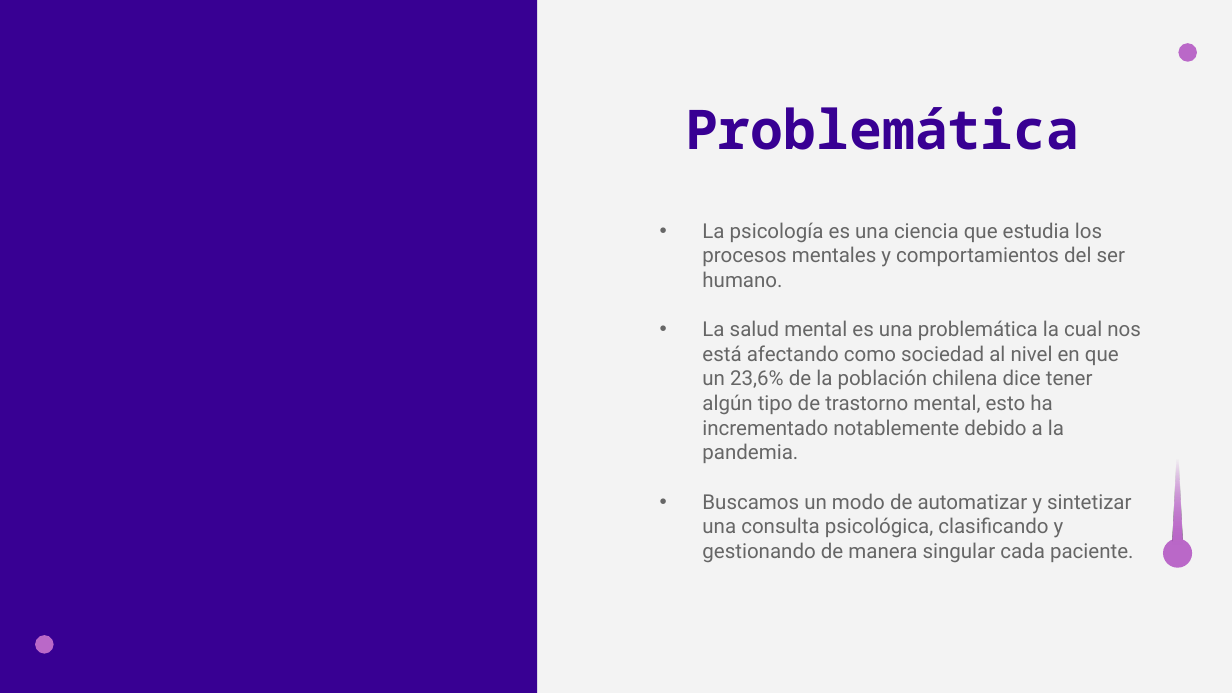
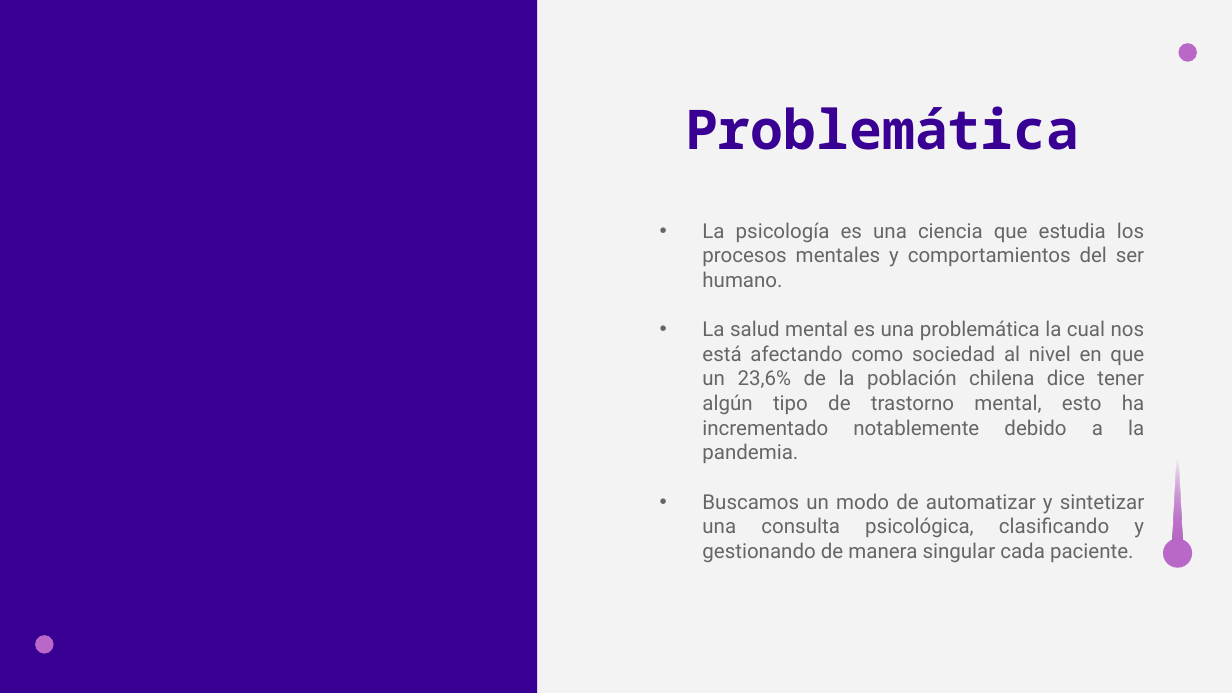
Before and after one commit to LucianoMartinez21/Catedra_1_C-, a slide deck: slide 2 of Presentacion_Fundamentos.pptx. Drawn at 1232x693 pixels with LibreOffice and Linux fonts; fonts in the diff are those of the drawing. Boxes give left, top, right and bottom in pixels: in the first picture for what was removed or moved away, otherwise in the second. Text is boxed around its words. In the diff, an @@ line names an element or a change of style, - is before the commit and + after.

```diff
--- a/Presentacion_Fundamentos.pptx
+++ b/Presentacion_Fundamentos.pptx
@@ subtitle "La psicología es una ciencia ..." at (702,222,1145,562): alignment left to justified @@
```
Also in this commit, not shown: 8 other slides changed, 1 other file.
